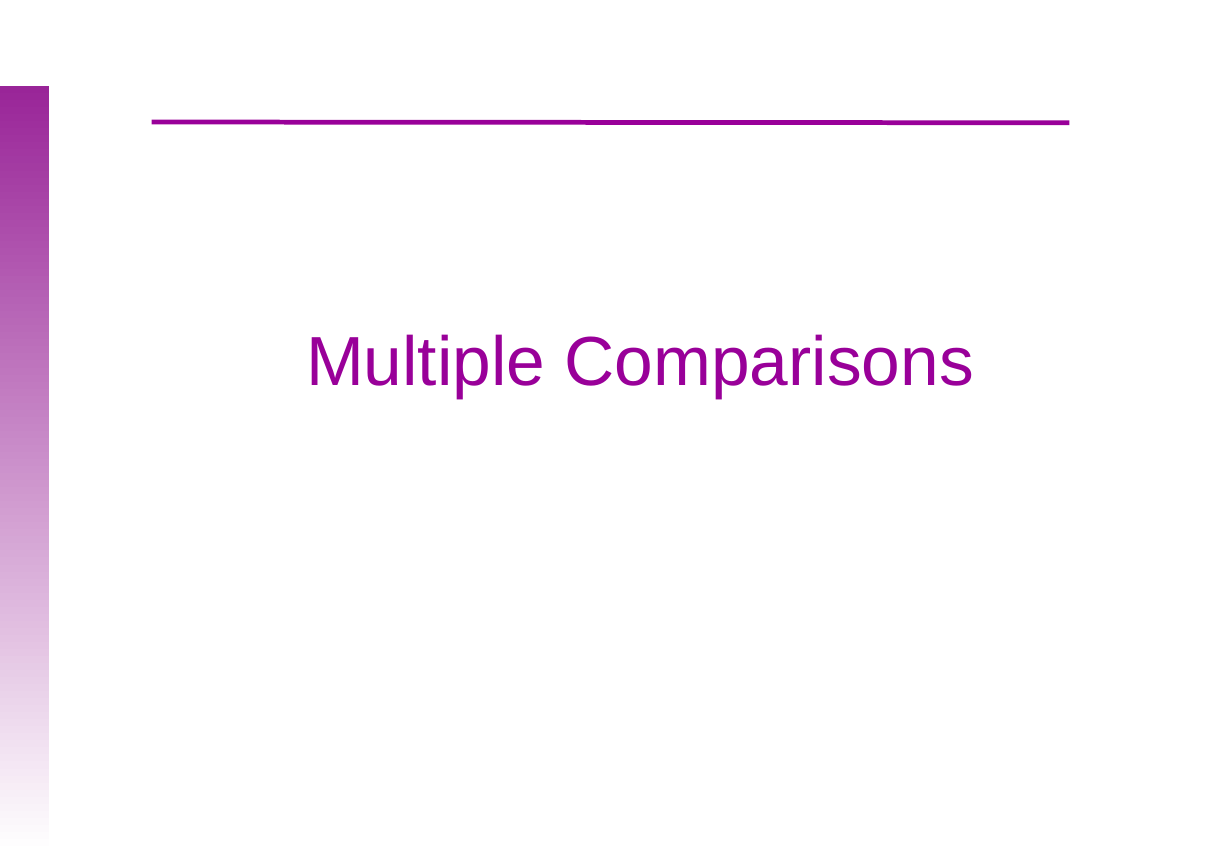
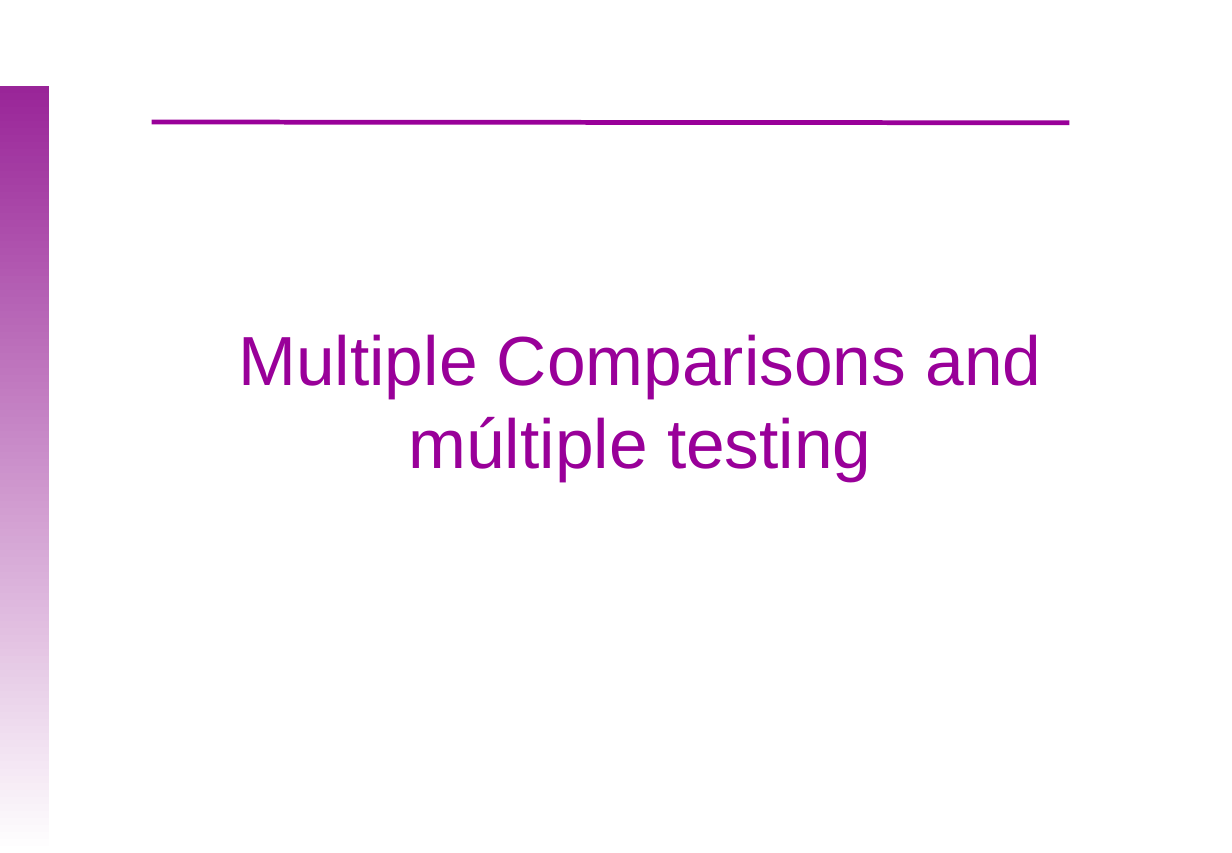
Before and after one commit to uebvhir/Course_Basic_Statistics_2019, a slide deck: slide 53 of Sessio_7/EBB_2019_Session_7-Hypothesis_test_continous_variables.pptx (slide 50 before the commit). Drawn at 1232x853 pixels with LibreOffice and Linux fonts; fonts in the diff are those of the drawing; background and template pictures are left out. Boxes give left, top, right and bottom in pixels: in the first picture for what was removed or moved away, otherwise in the second. Text is boxed around its words. In the diff, an @@ line names an element or a change of style, - is before the commit and + after.

Commit message:
Cleaned some slides, adjusted index and added some stuff on multiple comparisons.

```diff
--- a/Sessio_7/EBB_2019_Session_7-Hypothesis_test_continous_variables.pptx
+++ b/Sessio_7/EBB_2019_Session_7-Hypothesis_test_continous_variables.pptx
@@ text at bbox=[238, 334, 1041, 482]: text changed @@
-Multiple Comparisons
+Multiple Comparisons and múltiple testing
```
Also in this commit, not shown: 13 other slides changed, 6 slides added, 2 slides removed, 1 other file.
